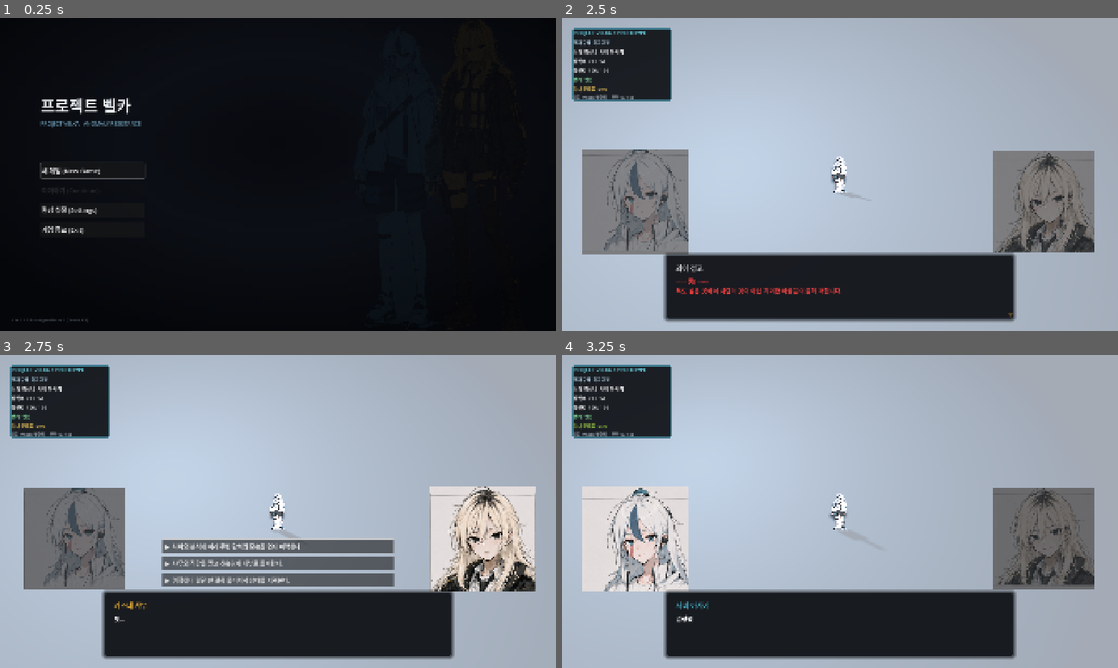
Above: before the commit, frames 1-4 (two rows, left to right).
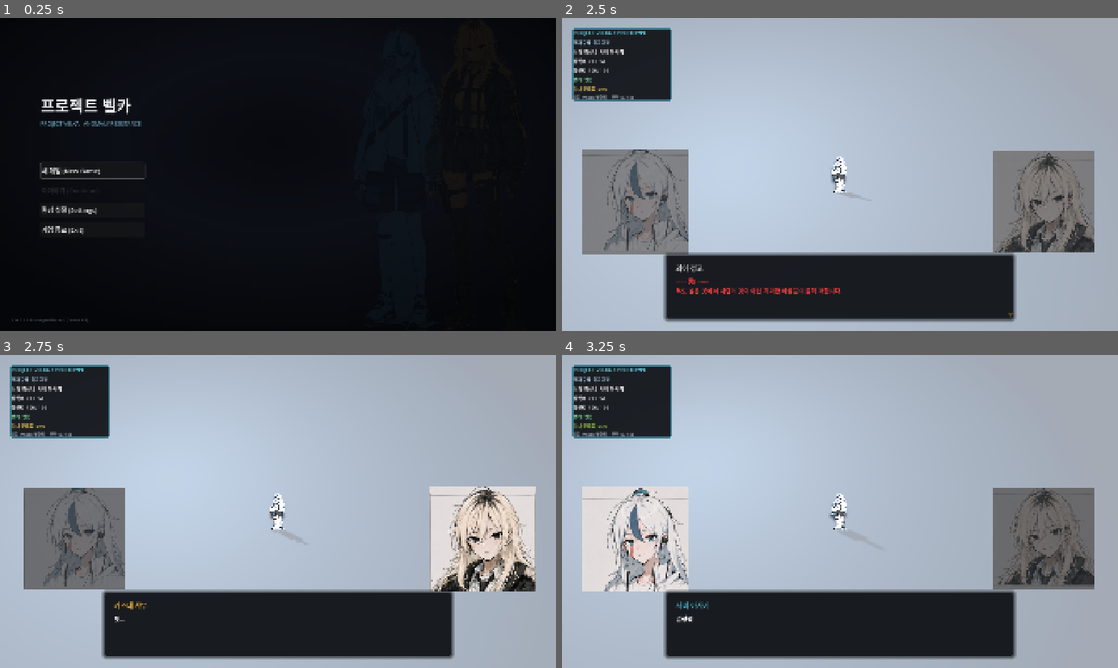
Above: after the commit, the same moments.

Repository: SabiAsagi/Project-Velka
Game: Godot game, scene res://scenes/ui/TitleScreen.tscn
Same seed, same stepped clock (60 frames per second), same inputs: the game is played once before the commit and once after it.
Inputs (mouse positions are in pixels of both pictures, inside the frame that each line leads up to):
- Up to frame 1 (0.25 s): no input
- Up to frame 2 (2.5 s): click "새 게임 (New Game)" at 0.5 s; tap Enter (ui_accept) at 1.25, 1.52, 1.55, 1.82, 2.1, 2.27 s; move the mouse to (962, 158) at 1.27 s; hold D (move_right) 1.28-2.03 s; hold E (interact) 1.28-2.03 s; click (962, 158) at 1.42 s; move the mouse to (728, 190) at 2.02 s; hold S (move_down) from 2.03 s (still down); click (728, 190) at 2.17 s; tap E (interact) at 2.3 s
- Up to frame 3 (2.75 s): keep holding S (move_down); tap Enter (ui_accept) at 2.57 s
- Up to frame 4 (3.25 s): move the mouse to (895, 442) at 2.77 s; release S (move_down) at 2.78 s; hold D (move_right) from 2.78 s (still down); hold E (interact) from 2.78 s (still down); click (895, 442) at 2.92 s; tap Enter (ui_accept) at 3.05 s

Frames 1-2 are identical in both runs. In frame 3, 5.2% of the frame differs, in the area x 29-71%, y 58-74%; in frame 4, nothing differs.

Commit message:
fix: 코덱스 가이드 파일명 치환, 오디오 버스 레이아웃 추가 및 대화 선택지 타이밍 개선
- 학교_맵_Godot_Codex_구현_가이드.md 내 '학교_맵_상세(1).md' 10곳을 '학교_맵_상세.md'로 일괄 치환
- default_bus_layout.tres 생성 및 Master/BGM/SFX 오디오 버스 레이아웃 구성
- project.godot에 audio bus 및 StatusManager/InventoryManager Autoload 등록
- 대화 시스템(DialogueBox/DialogueManager)에서 타자기 타이핑 완료(또는 스킵 완료) 후에만 선택지가 노출되도록 타이밍 개선 및 클릭 스킵 버그 수정

Diff:
--- /dev/null
+++ b/default_bus_layout.tres
@@ -0,0 +1,15 @@
+[gd_resource type="AudioBusLayout" format=3]
+
+[resource]
+bus/1/name = &"BGM"
+bus/1/solo = false
+bus/1/mute = false
+bus/1/bypass_fx = false
+bus/1/volume_db = 0.0
+bus/1/send = &"Master"
+bus/2/name = &"SFX"
+bus/2/solo = false
+bus/2/mute = false
+bus/2/bypass_fx = false
+bus/2/volume_db = 0.0
+bus/2/send = &"Master"
--- a/project.godot
+++ b/project.godot
@@ -19,6 +19,10 @@
 run/main_scene="res://scenes/ui/TitleScreen.tscn"
 config/features=PackedStringArray("4.7", "Forward Plus")
 
+[audio]
+
+buses/default_bus_layout="res://default_bus_layout.tres"
+
 [autoload]
 
 GameManager="*res://scripts/managers/GameManager.gd"
@@ -27,6 +31,8 @@
 SceneManager="*res://scripts/managers/SceneManager.gd"
 DialogueManager="*res://scripts/managers/DialogueManager.gd"
 RuleManager="*res://scripts/managers/RuleManager.gd"
+StatusManager="*res://scripts/managers/StatusManager.gd"
+InventoryManager="*res://scripts/managers/InventoryManager.gd"
 
 [display]
 
--- a/scripts/managers/DialogueManager.gd
+++ b/scripts/managers/DialogueManager.gd
@@ -61,12 +61,17 @@
 	var line = _current_lines[_current_line_index]
 	_current_line_index += 1
 
-	line_started.emit(line)
-
-	# 대사에 선택지가 포함된 경우
+	# 대사에 선택지가 포함된 경우 대기 플래그 활성화
 	if line.has("choices") and line["choices"].size() > 0:
 		_waiting_for_choice = true
 		_current_choices = line["choices"]
+
+	line_started.emit(line)
+
+
+## 타이핑 완료 후 선택지 표시 요청 (DialogueBox에서 호출하거나 수동 호출 가능)
+func present_pending_choices() -> void:
+	if _waiting_for_choice and _current_choices.size() > 0:
 		choices_presented.emit(_current_choices)
 
 
--- a/scripts/ui/DialogueBox.gd
+++ b/scripts/ui/DialogueBox.gd
@@ -33,6 +33,7 @@
 var _current_full_text: String = ""
 var _is_shaking: bool = false
 var _original_panel_pos: Vector2 = Vector2.ZERO
+var _pending_choices: Array = []
 
 
 func _ready() -> void:
@@ -97,6 +98,7 @@
 
 ## 단일 대사 출력 시작
 func _on_line_started(line: Dictionary) -> void:
+	_pending_choices = line.get("choices", []).duplicate()
 	choices_container.visible = false
 	next_indicator.visible = false
 
@@ -155,11 +157,16 @@
 		right_portrait.modulate = Color(0.5, 0.5, 0.5, 0.8)
 
 
-## 타이핑 완료 처리
+## 타이핑 완료 처리 (텍스트 노출이 끝났을 때 선택지 표시 또는 진행 인디케이터 표시)
 func _finish_typing() -> void:
 	_is_typing = false
 	dialogue_label.visible_characters = -1
-	next_indicator.visible = true
+
+	if _pending_choices.size() > 0:
+		_on_choices_presented(_pending_choices)
+		next_indicator.visible = false
+	else:
+		next_indicator.visible = true
 
 
 ## 화면 및 대화창 흔들림 연출
Not shown, changed: docs/01.기획_및_시스템/01_게임_틀_및_대화_설정_시스템_구현_완료.md
Not shown, changed: docs/05.챕터1_학교/학교_맵_Godot_Codex_구현_가이드.md
